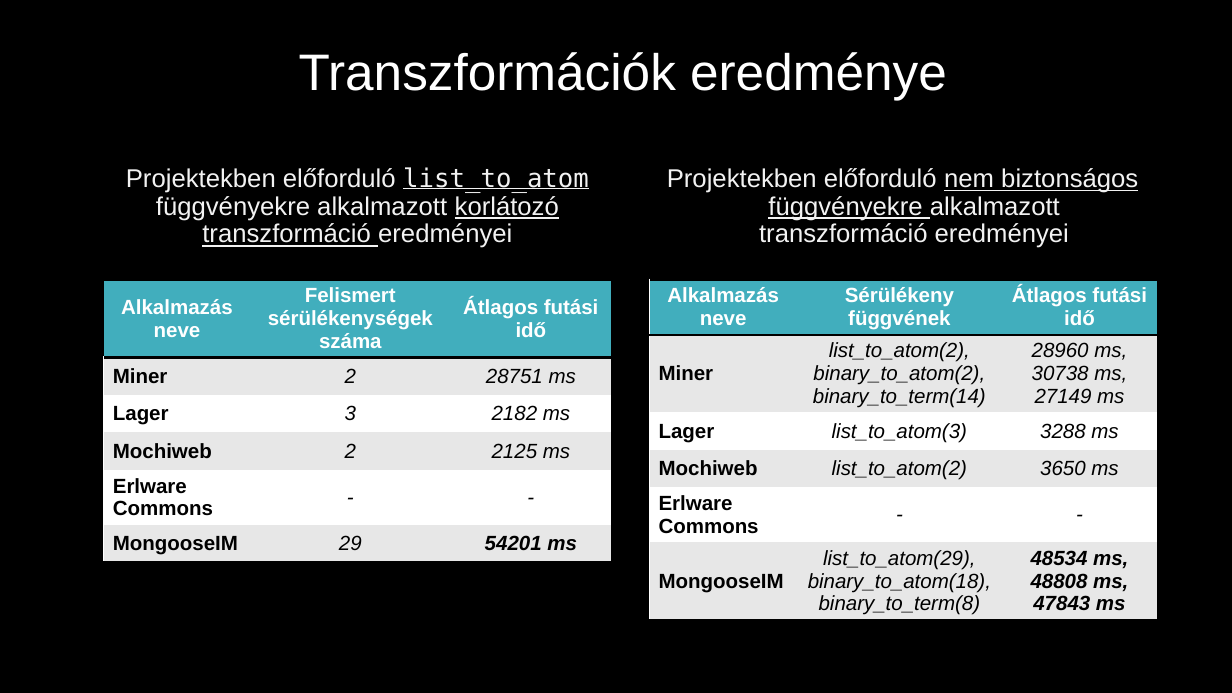
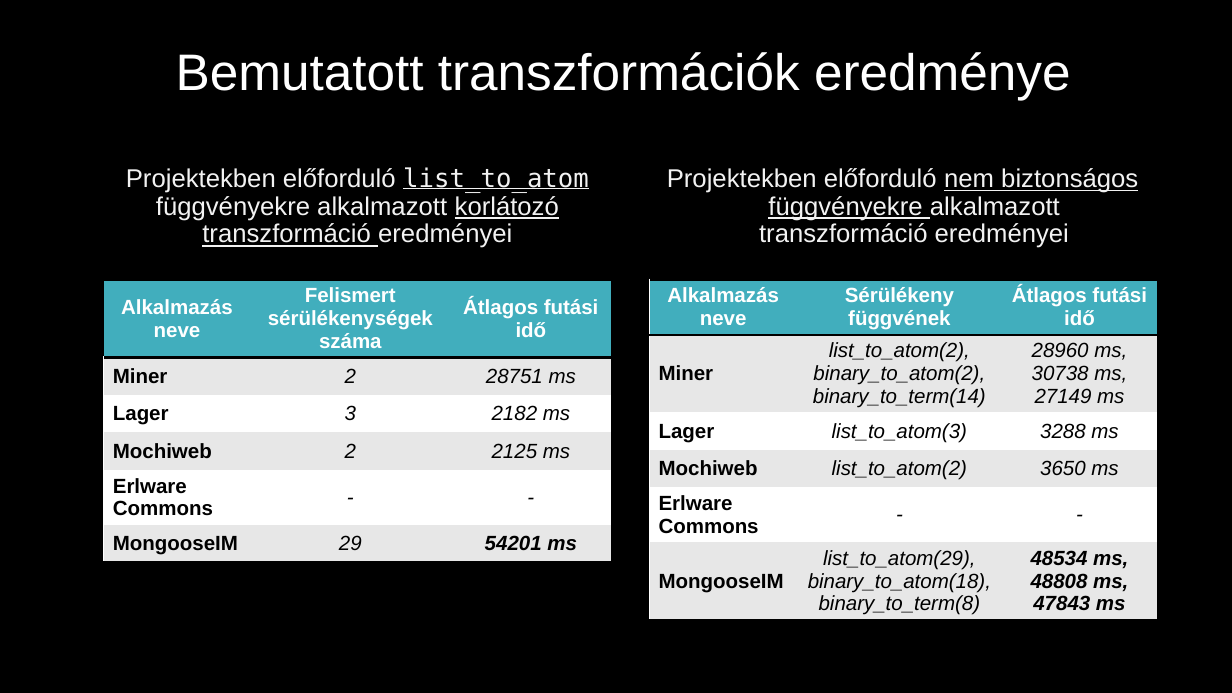
Before and after one commit to juhasznellee/msc_szakdoga, a slide deck: slide 12 of diplomamunka.pptx (slide 11 before the commit). Drawn at 1232x693 pixels with LibreOffice and Linux fonts; fonts in the diff are those of the drawing; background and template pictures are left out. Boxes give left, top, right and bottom in pixels: in the first picture for what was removed or moved away, otherwise in the second. Text is boxed around its words. In the diff, an @@ line names an element or a change of style, - is before the commit and + after.

```diff
--- a/diplomamunka.pptx
+++ b/diplomamunka.pptx
@@ text at [176,52,1071,100]: text changed @@
-Transzformációk eredménye
+Bemutatott transzformációk eredménye
```
Also in this commit, not shown: 10 other slides changed, 1 slide added.
